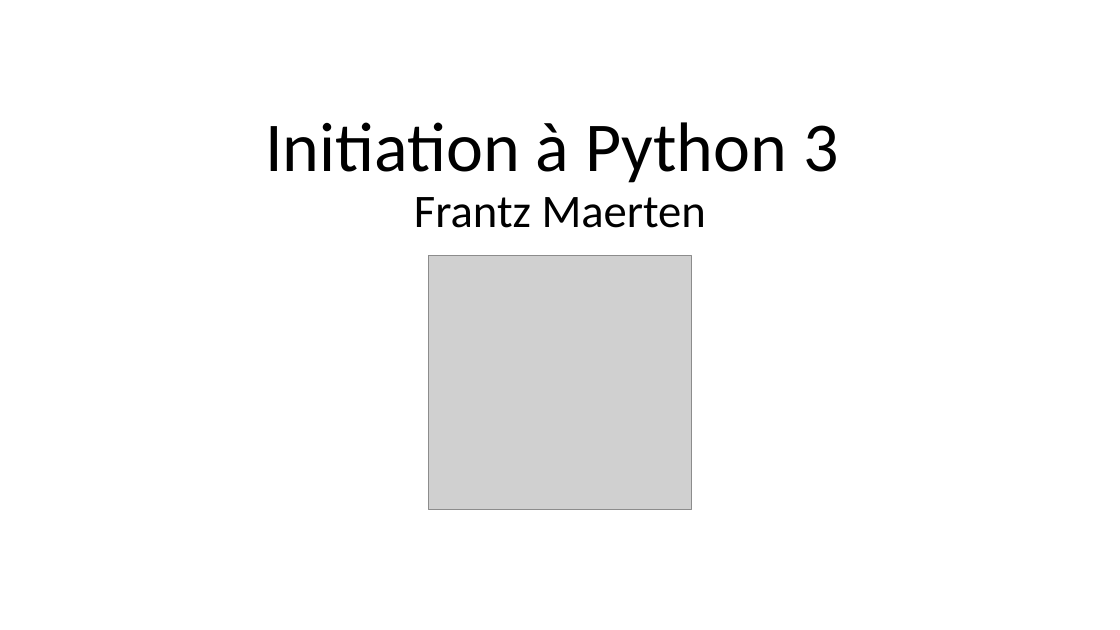
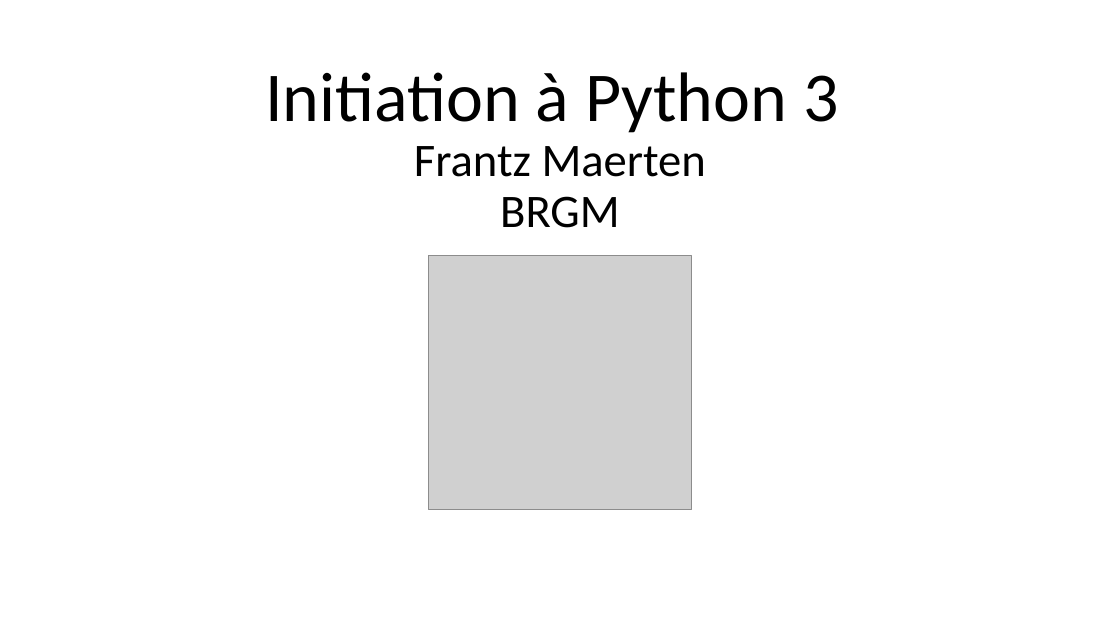
Before and after one commit to xaliphostes/course-python, a slide deck: slide 1 of docs/cours-fac-python.pptx. Drawn at 1120x630 pixels with LibreOffice and Linux fonts; fonts in the diff are those of the drawing; grey boxes stand for pictures. Boxes give left, top, right and bottom in pixels: in the first picture for what was removed or moved away, otherwise in the second. Text is boxed around its words. In the diff, an @@ line names an element or a change of style, - is before the commit and + after.

```diff
--- a/docs/cours-fac-python.pptx
+++ b/docs/cours-fac-python.pptx
@@ title at bbox=[265, 72, 838, 228]: text changed @@
-Initiation à Python 3
-Frantz Maerten
+Initiation à Python 3
+Frantz Maerten
+BRGM
```
Also in this commit, not shown: 10 other files.
